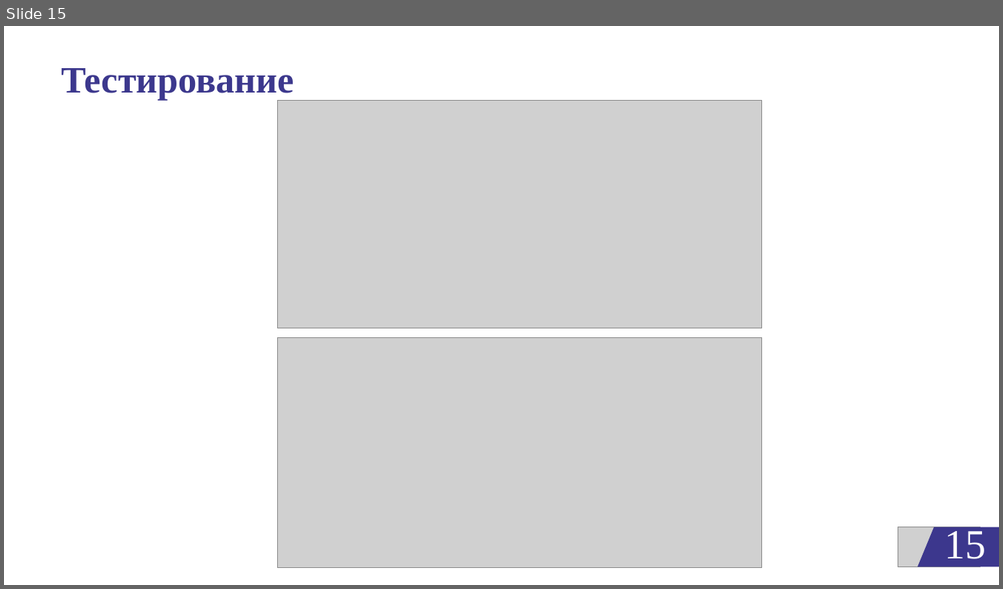
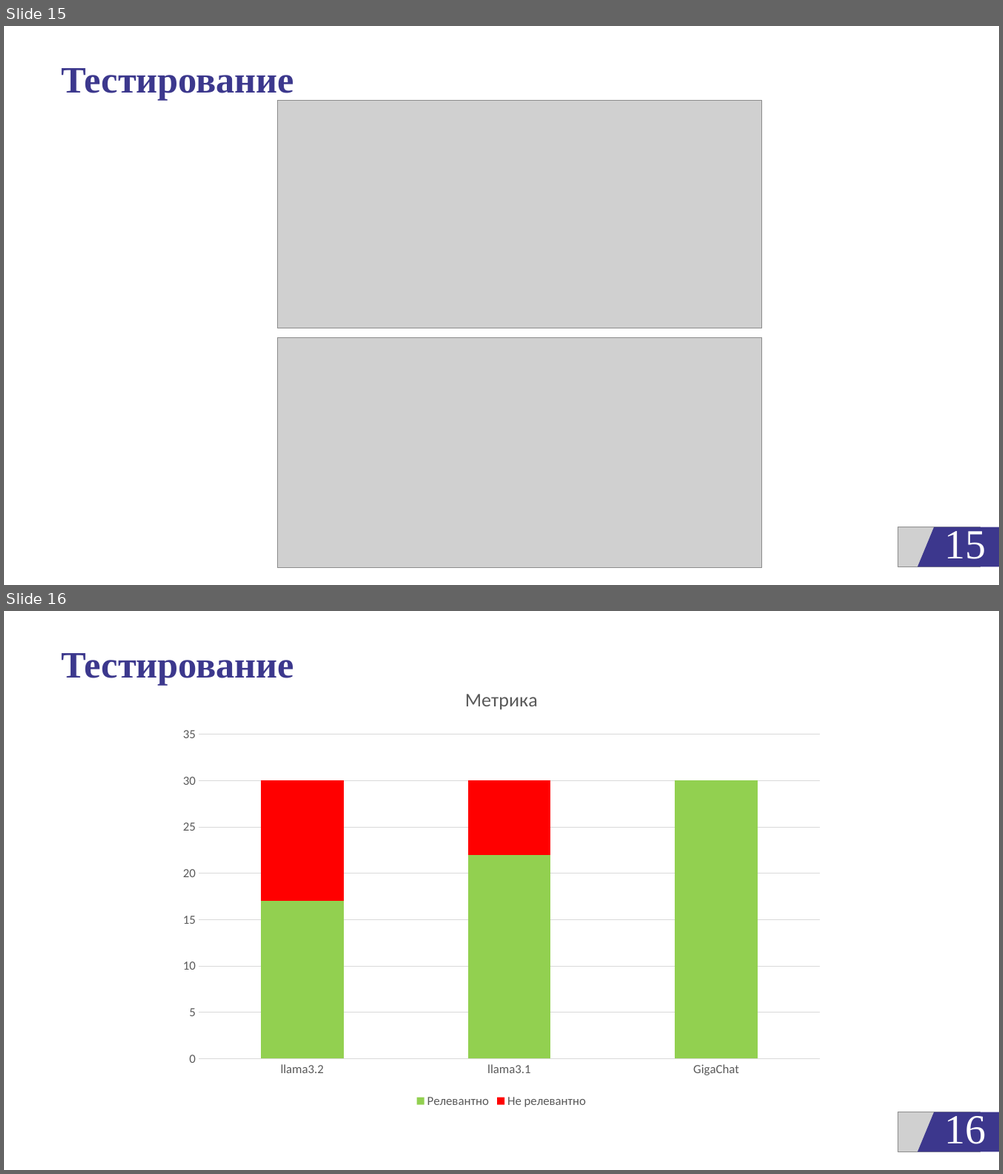
Before and after one commit to egorbeckish/Baccalaureate, a slide deck: 4 FOURTH COURSE/Semester 8/ДИПЛОМ/Отчеты/Презентация_Бекиш Е.П. 2025.pptx. Shown one above the other, each under a label of ours: slide 15 before the commit, slides 15 and 16 after it. The pictures are 1003x589 and 1003x1174 pixels, drawn with LibreOffice and Linux fonts; fonts in the diff are those of the drawing; grey boxes stand for pictures; background and template pictures are left out. Boxes give left, top, right and bottom in pixels: in the first picture for what was removed or moved away, otherwise in the second. Text is boxed around its words. In the diff, an @@ line names an element or a change of style, - is before the commit and + after.

```diff
--- a/4 FOURTH COURSE/Semester 8/ДИПЛОМ/Отчеты/Презентация_Бекиш Е.П. 2025.pptx
+++ b/4 FOURTH COURSE/Semester 8/ДИПЛОМ/Отчеты/Презентация_Бекиш Е.П. 2025.pptx
@@ slide 16 added at (4, 611, 999, 1170), background #FFFFFF @@
@@ title added at (61, 653, 294, 686), 36 pt, text #3C388D, bold @@
+Тестирование
@@ column stacked chart added at (170, 670, 833, 1113) @@
+title "Метрика "
+categories: llama3.2, llama3.1, GigaChat
+Релевантно: 17, 22, 30
+Не релевантно: 13, 8, 0
@@ picture added at (898, 1113, 980, 1152) @@
@@ freeform shape added at (917, 1113, 999, 1152), fill #3C378D @@
@@ page number added at (945, 1112, 986, 1145), 40 pt, text #FFFFFF @@
+16
```
Also in this commit, not shown: 1 slide changed, 6 other files.
